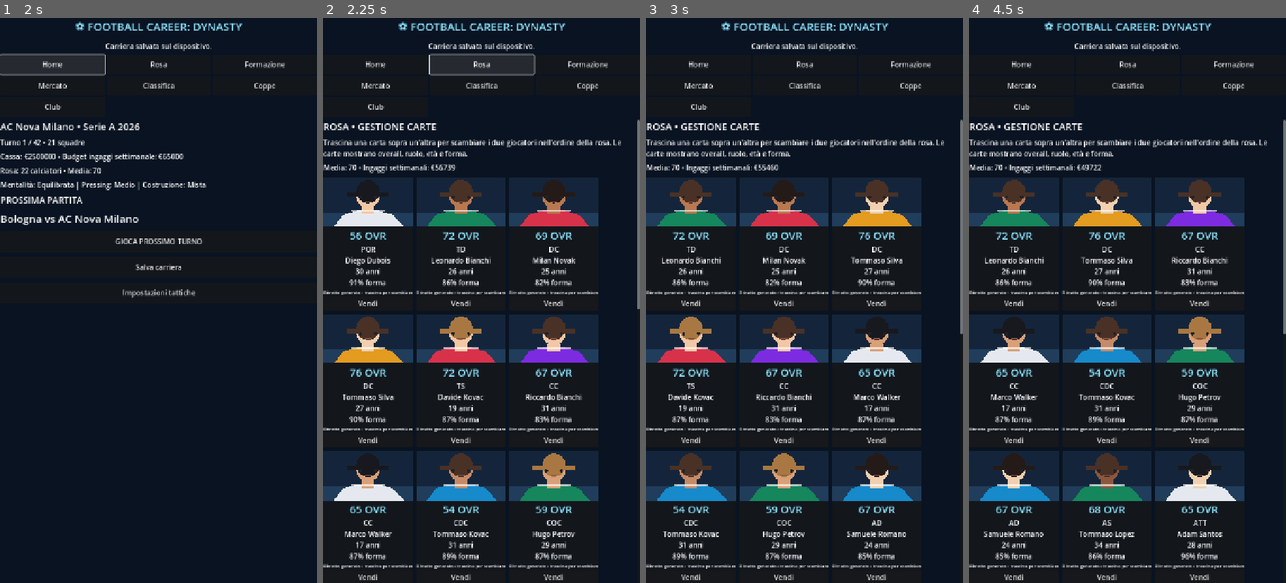
Above: before the commit, frames 1-4 (left to right).
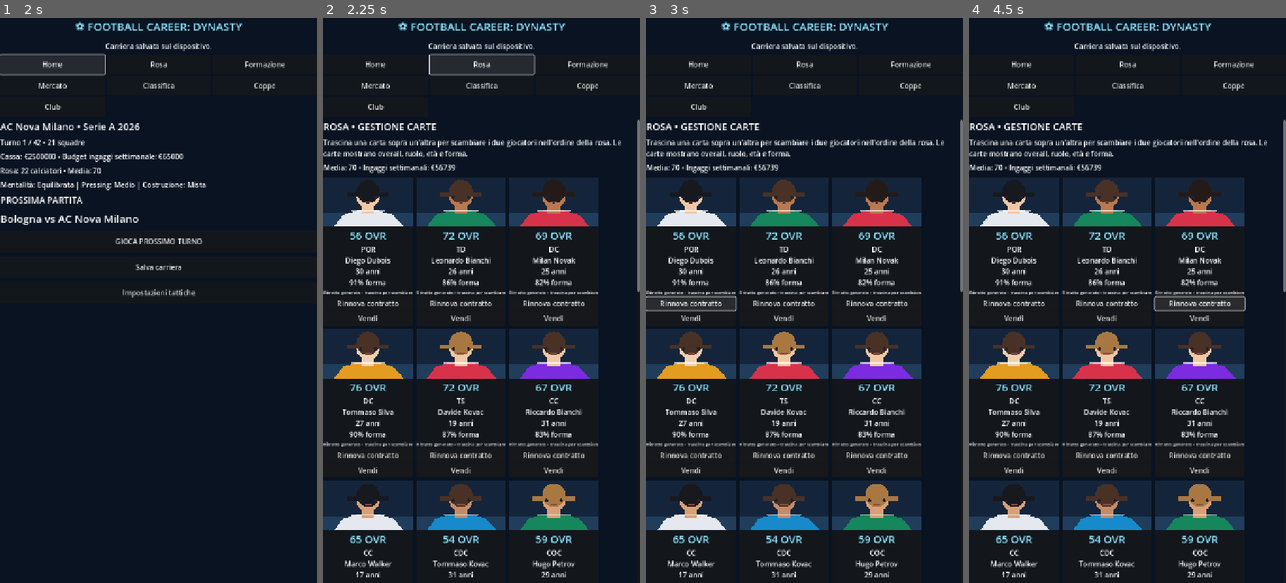
Above: after the commit, the same moments.

Repository: chat60216-debug/football-manager-
Game: Godot game, scene res://scenes/main.tscn
Two runs of this game, one before a commit and one after it. Both use one fixed random seed, a clock stepped at 60 frames per second and the inputs below.
Inputs (mouse positions are in pixels of both pictures, inside the frame that each line leads up to):
- Up to frame 1 (2 s): click "INIZIA LA CARRIERA" at 0.5 s; click "Home" at 1.25 s
- Up to frame 2 (2.25 s): click "Rosa" at 2 s
- Up to frame 3 (3 s): click (690, 306) at 2.75 s, where only the run after the commit has a clickable "Rinnova contratto"
- Up to frame 4 (4.5 s): click (1105, 306) at 3.5 s, where only the run after the commit has a clickable "Rinnova contratto"; click (1200, 306) at 4.25 s, where only the run after the commit has a clickable "Rinnova contratto"

Frame 1 is identical in both runs. In frame 2, 23% of the frame differs, in the area x 0-100%, y 48-100%; in frame 3, 26%, in the area x 0-100%, y 25-100%; in frame 4, 26%.

Commit message:
Add player contract renewal action to squad cards

Diff:
--- a/scripts/player_card.gd
+++ b/scripts/player_card.gd
@@ -3,6 +3,7 @@
 
 signal swap_requested(source_id: int, target_id: int)
 signal sell_requested(player_id: int)
+signal renew_requested(player_id: int)
 
 var player: Dictionary = {}
 
@@ -66,6 +67,10 @@
 	hint.horizontal_alignment = HORIZONTAL_ALIGNMENT_CENTER
 	hint.add_theme_font_size_override("font_size", 10)
 	box.add_child(hint)
+	var renew := Button.new()
+	renew.text = "Rinnova contratto"
+	renew.pressed.connect(func(): renew_requested.emit(int(player.get("id", -1))))
+	box.add_child(renew)
 	var sell := Button.new()
 	sell.text = "Vendi"
 	sell.pressed.connect(func(): sell_requested.emit(int(player.get("id", -1))))
